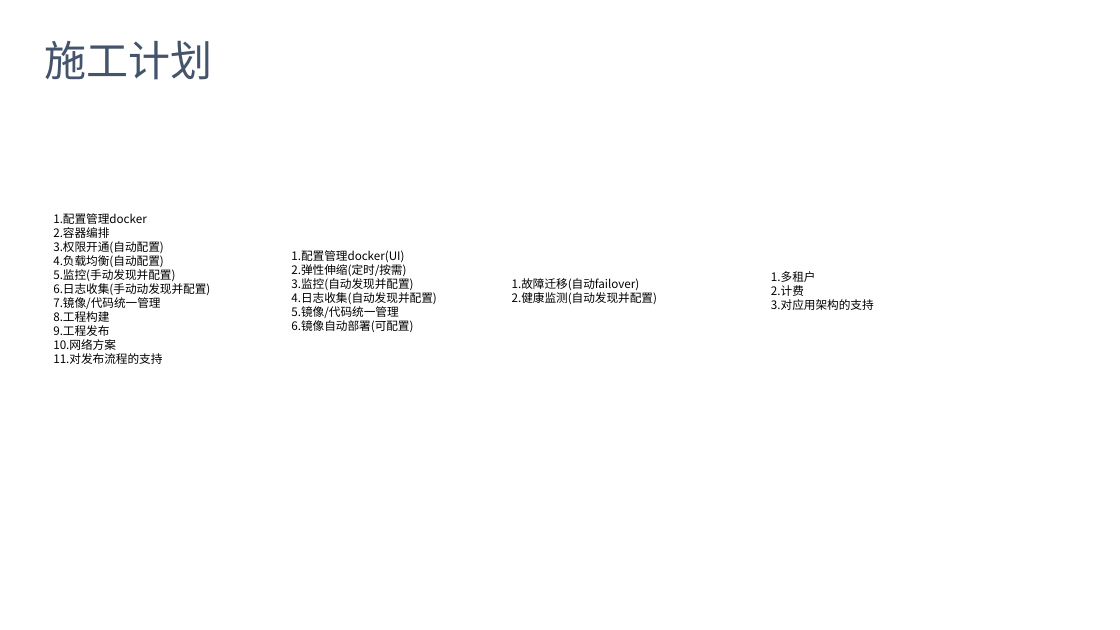
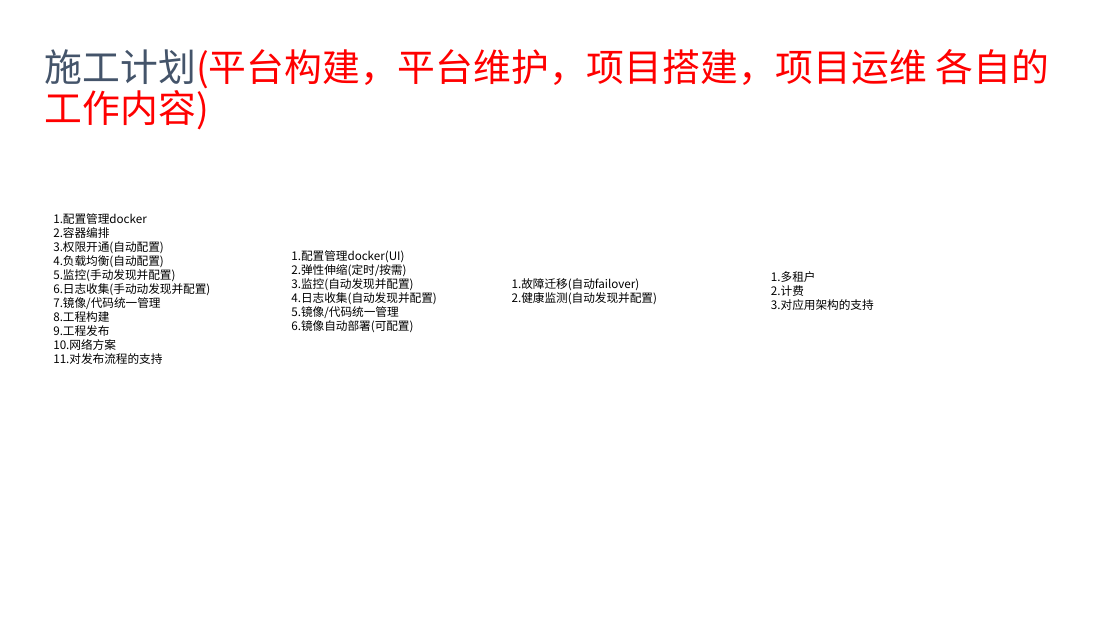
Before and after one commit to barrett-li/document, a slide deck: slide 20 of docker/docker_Paas方案V101.pptx. Drawn at 1120x630 pixels with LibreOffice and Linux fonts; fonts in the diff are those of the drawing. Boxes give left, top, right and bottom in pixels: in the first picture for what was removed or moved away, otherwise in the second. Text is boxed around its words. In the diff, an @@ line names an element or a change of style, - is before the commit and + after.

```diff
--- a/docker/docker_Paas方案V101.pptx
+++ b/docker/docker_Paas方案V101.pptx
@@ title at box(45, 49, 1049, 130): text changed; size 36 to 32.4 pt; text colour #44546A to #FF0000 @@
-施工计划
+施工计划(平台构建，平台维护，项目搭建，项目运维 各自的工作内容)
```
Also in this commit, not shown: 6 other slides changed.
